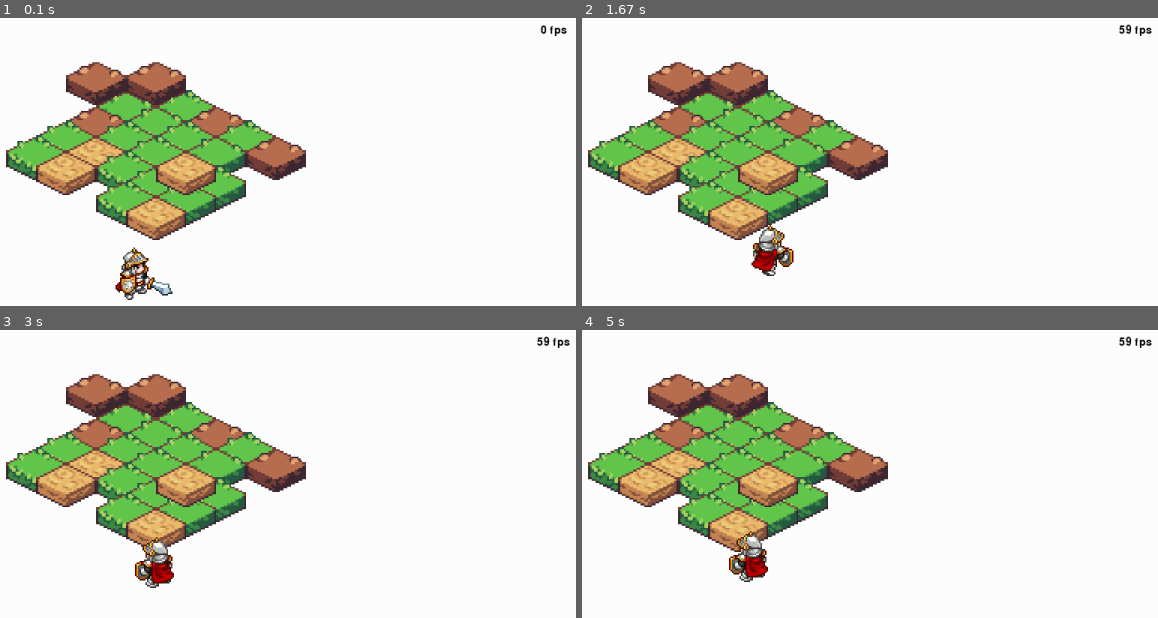
Above: before the commit, frames 1-4 (two rows, left to right).
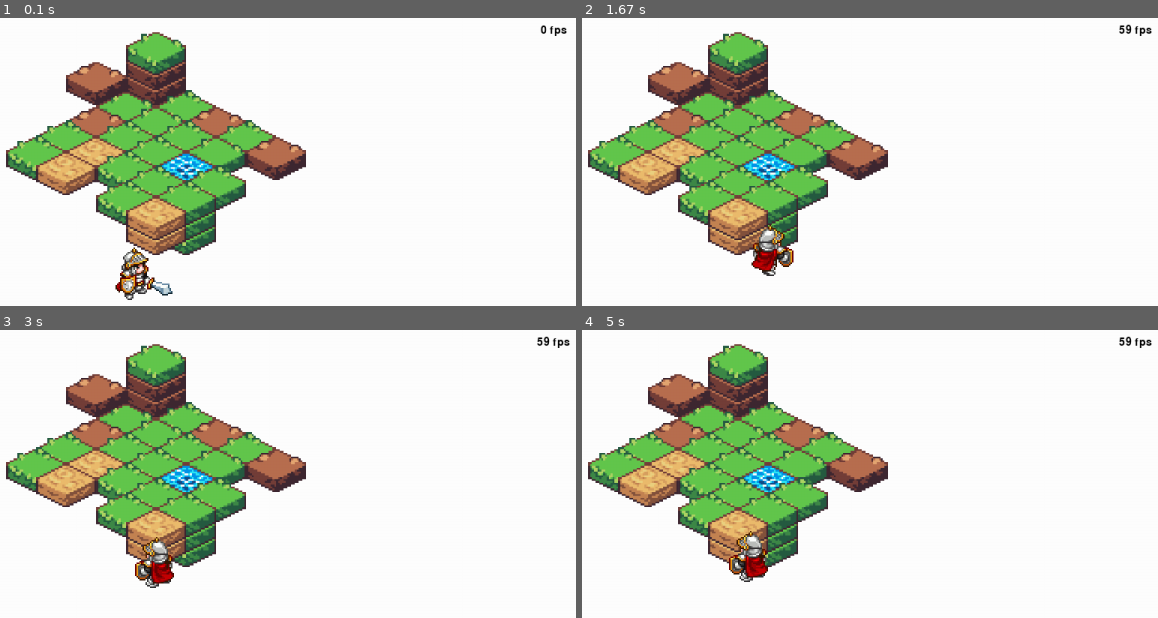
Above: after the commit, the same moments.

Repository: angelstreet/pygame
Game: pygame game, started from my_games/tilemap/main.py
The game is run twice, just before and just after one commit, with the same random seed, the same clock (stepped at 60 frames per second) and the same inputs.
Inputs:
- Up to frame 1 (0.1 s): no input
- Up to frame 2 (1.67 s): tap Space at 0.33 s; hold Right 0.67-1.13 s; tap Z at 0.73, 1.03, 1.23, 1.57 s; hold Up 1.17-1.47 s; hold Right from 1.5 s (still down)
- Up to frame 3 (3 s): tap Z at 1.87, 2.07, 2.37, 2.63, 2.97 s; release Right at 1.97 s; hold Left 2-2.53 s; hold Down 2.57-2.87 s; hold Left from 2.9 s (still down)
- Up to frame 4 (5 s): tap Z at 3.27, 3.4, 3.8, 4.1, 4.47, 4.87 s; release Left at 3.3 s; hold Up 3.33-3.7 s; hold Right 3.73-4.37 s; hold Down 4.4-4.77 s; hold Left from 4.8 s (still down)

The runs differ from the first frame. In frame 1, 3.9% of the frame differs, in the area x 21-38%, y 4-83%; in frame 2, 3.6%; in frame 3, 3.7%; in frame 4, 3.6%.

Commit message:
add sound

Diff:
--- a/my_games/tilemap/player.py
+++ b/my_games/tilemap/player.py
@@ -1,7 +1,6 @@
 #AngelStreet @2021
 ####################################################
 from utility import load_json, get_sprite, move_sprite
-
 import pygame
 
 class Player(pygame.sprite.Sprite):
@@ -20,7 +19,9 @@
         self.jump_force = -10
         self.z = 0
         self.current_state = None
+        pygame.mixer.init()
         self.init_player()
+
 
     def load_player_data_from_json(self):
         data = load_json(self.json)
@@ -127,6 +128,8 @@
     def jump(self):
         self.z = 0
         self.velocity_z = self.jump_force
+        pygame.mixer.music.load('jump.mp3')
+        pygame.mixer.music.play()
 
     def fall(self):
         pass
@@ -210,4 +213,5 @@
         self.animate()  # animate player by updating frame
 
     def zsort(self):
-        return round(self.rect.y+self.rect.h)
+        depth = round(self.rect.y+self.rect.h-self.z+54)
+        return depth
--- a/my_games/tilemap/tilemap.json
+++ b/my_games/tilemap/tilemap.json
@@ -4,39 +4,39 @@
   "_comment": "Multidimensionnal isometric tilemap",
   "map_data" :[
                 [
-                  [{"tile_frame":1,"z":0}, {"tile_frame":3,"z":-20}],
-                  [{"tile_frame":1,"z":0}],
-                  [{"tile_frame":3,"z":0}],
-                  [{"tile_frame":1,"z":0}],
-                  [{"tile_frame":3,"z":0}]
+                  [{"tile_frame":1,"z":0,"sort":true}, {"tile_frame":3,"z":-20,"sort":true},{"tile_frame":3,"z":-40,"sort":true},{"tile_frame":2,"z":-60,"sort":true}],
+                  [{"tile_frame":1,"z":0,"sort":true}],
+                  [{"tile_frame":3,"z":0,"sort":true}],
+                  [{"tile_frame":1,"z":0,"sort":true}],
+                  [{"tile_frame":3,"z":0,"sort":true}]
                 ],
                 [
-                  [{"tile_frame":2,"z":0}],
-                  [{"tile_frame":2,"z":0}],
-                  [{"tile_frame":1,"z":0}],
-                  [{"tile_frame":2,"z":0}],
+                  [{"tile_frame":2,"z":0,"sort":true}],
+                  [{"tile_frame":2,"z":0,"sort":true}],
+                  [{"tile_frame":1,"z":0,"sort":true}],
+                  [{"tile_frame":2,"z":0,"sort":true}],
                   []
                 ],
                 [
-                  [{"tile_frame":3,"z":0},{"tile_frame":3,"z":-60}],
-                  [{"tile_frame":1,"z":0}],
-                  [{"tile_frame":1,"z":0}],
-                  [{"tile_frame":4,"z":0}],
-                  [{"tile_frame":1,"z":0}]
+                  [{"tile_frame":3,"z":0,"sort":true},{"tile_frame":3,"z":-60,"sort":true}],
+                  [{"tile_frame":1,"z":0,"sort":true}],
+                  [{"tile_frame":1,"z":0,"sort":true}],
+                  [{"tile_frame":4,"z":0,"sort":true}],
+                  [{"tile_frame":1,"z":0,"sort":true}]
                 ],
                 [
-                  [{"tile_frame":1,"z":0}],
-                  [{"tile_frame":5,"z":0}],
-                  [{"tile_frame":1,"z":0}],
-                  [{"tile_frame":1,"z":0}],
-                  [{"tile_frame":1,"z":0},{"tile_frame":5,"z":-40}]
+                  [{"tile_frame":1,"z":0,"sort":true}],
+                  [{"tile_frame":5,"z":0,"sort":true}],
+                  [{"tile_frame":1,"z":0,"sort":true}],
+                  [{"tile_frame":1,"z":0,"sort":true}],
+                  [{"tile_frame":1,"z":0,"sort":true},{"tile_frame":1,"z":20,"sort":true},{"tile_frame":1,"z":40,"sort":true}]
                 ],
                 [
-                  [{"tile_frame":1,"z":0}],
-                  [{"tile_frame":5,"z":0}],
+                  [{"tile_frame":1,"z":0,"sort":true}],
+                  [{"tile_frame":5,"z":0,"sort":true}],
                   [],
-                  [{"tile_frame":1,"z":0}],
-                  [{"tile_frame":5,"z":0}]
+                  [{"tile_frame":1,"z":0,"sort":true}],
+                  [{"tile_frame":5,"z":0,"sort":true},{"tile_frame":5,"z":20,"sort":true}]
                 ]
               ],
 	"tiles_data" :[
--- a/my_games/tilemap/tilemap.py
+++ b/my_games/tilemap/tilemap.py
@@ -8,7 +8,7 @@
 MAP_Y = 80
 
 class Tile(pygame.sprite.Sprite):
-    def __init__(self,tile_sprite, tile_frame,x,y,z,w,h,isox,isoy,offsetx,offsety,colorkey,scale=1):
+    def __init__(self,tile_sprite, tile_frame,x,y,z,w,h,isox,isoy,offsetx,offsety,colorkey,scale,sort):
         pygame.sprite.Sprite.__init__(self)
         self.tile_sprite=tile_sprite
         self.tile_frame = tile_frame
@@ -23,6 +23,7 @@
         self.offsety = offsety
         self.colorkey = colorkey
         self.scale = scale
+        self.sort = sort
         self.init_tile()
 
     def init_tile(self):
@@ -32,11 +33,14 @@
         self.rect.y=self.isoy+MAP_Y+self.z
 
     def isStatic(self):
-        if self.z==0 :
-            return True
+        return not self.sort
 
     def zsort(self):
-        return round(self.rect.y+self.rect.h)
+        if self.z>0 :
+            depth = round(self.rect.y+self.rect.h-10*self.z)
+        else :
+            depth = round(self.rect.y+self.rect.h-self.z)
+        return depth
 
     def update(self):
         pass
@@ -65,13 +69,14 @@
     def sort_tile(self,tile):
         if tile.isStatic() :
             self.static_tiles.append(tile)
-        else: self.dynamic_tiles.append(tile)
+        else:
+            self.dynamic_tiles.append(tile)
 
-    def draw_tile(self, x, y, z, tile_frame):
+    def draw_tile(self, x, y, z, tile_frame,sort):
         tile_data = self.tileset[tile_frame-1]
         tile_sprite, w, h, offsetx, offsety = tile_data
         isox, isoy = cartesian_to_iso(x, y, w*self.scale-offsetx*self.scale, h*self.scale-offsety*self.scale)
-        tile = Tile(tile_sprite, tile_frame,x,y,z,w,h,isox,isoy,offsetx,offsety,self.colorkey,self.scale)
+        tile = Tile(tile_sprite, tile_frame,x,y,z,w,h,isox,isoy,offsetx,offsety,self.colorkey,self.scale,sort)
         self.sort_tile(tile)
 
 
@@ -79,8 +84,12 @@
         for tile in tile_list:
             tile_frame = tile['tile_frame']
             z = tile['z']
+            sort = False
+            if 'sort' in tile :
+                sort = True
+
             if tile_frame > 0:
-                self.draw_tile(x, y, z, tile_frame)
+                self.draw_tile(x, y, z, tile_frame,sort)
 
     def init_map(self):
         self.image = pygame.Surface((MAP_WIDTH, MAP_HEIGHT))
Not shown, added: my_games/tilemap/jump.mp3
